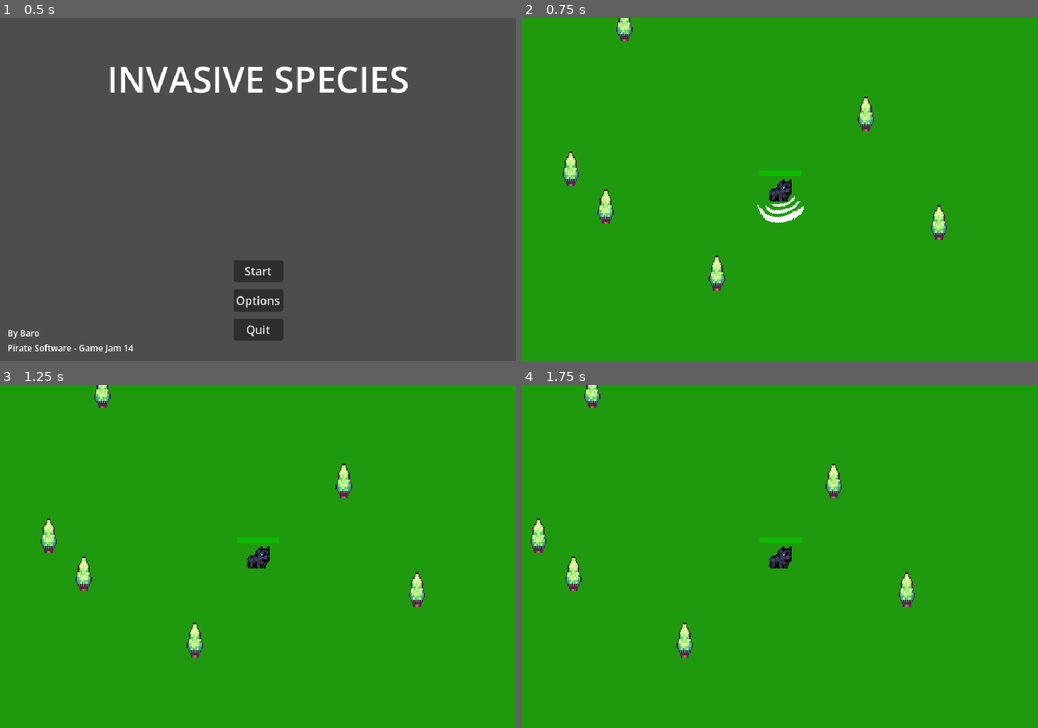
Above: before the commit, frames 1-4 (two rows, left to right).
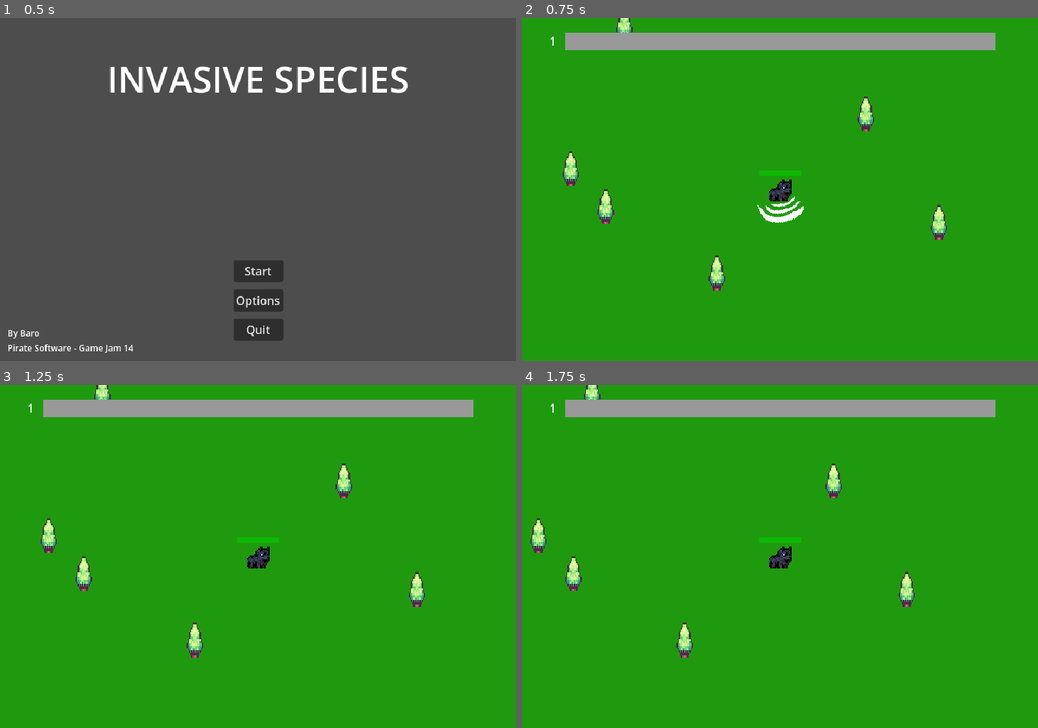
Above: after the commit, the same moments.

Repository: Barodas/game-jam-pirate-software-14
Game: Godot game, scene res://scenes/start_menu.tscn
Two runs of this game, one before a commit and one after it. Both use one fixed random seed, a clock stepped at 60 frames per second and the inputs below.
Inputs (mouse positions are in pixels of both pictures, inside the frame that each line leads up to):
- Up to frame 1 (0.5 s): no input
- Up to frame 2 (0.75 s): click "Start" at 0.5 s
- Up to frame 3 (1.25 s): no input
- Up to frame 4 (1.75 s): tap Enter at 1.25 s; move the mouse to (893, 539) at 1.27 s; hold D (move_right) from 1.28 s (still down)

Frame 1 is identical in both runs. In frame 2, 4.2% of the frame differs, in the area x 5-92%, y 4-10%; in frame 3, 4.2%; in frame 4, 4.2%.

Commit message:
Player gains exp from defeated enemies, exp bar and level displayed at top of screen

Diff:
--- a/project.godot
+++ b/project.godot
@@ -14,6 +14,10 @@
 run/main_scene="res://scenes/start_menu.tscn"
 config/features=PackedStringArray("4.2", "GL Compatibility")
 config/icon="res://icon.svg"
+
+[autoload]
+
+Signals="*res://scripts/Signals.gd"
 
 [display]
 
--- a/scenes/level.gd
+++ b/scenes/level.gd
@@ -2,6 +2,8 @@
 
 @onready var _player_spawn = $Player/Path2D/PlayerSpawnPath
 @onready var _game_over_screen = $GameOverScreen
+@onready var _level_label = $HUD/LevelLabel
+@onready var _exp_bar = $HUD/ProgressBar
 
 const SPAWN_INTERVAL = 0.3
 
@@ -32,3 +34,8 @@
 	_game_over_screen.visible = true
 	# TODO: button to return to menu
 	# TODO: display score/run stats
+
+
+func _on_player_gained_exp(level, exp):
+	_level_label.text = str(level)
+	_exp_bar.value = exp
--- a/scenes/level.tscn
+++ b/scenes/level.tscn
@@ -9,6 +9,11 @@
 "points": PackedVector2Array(0, 0, 0, 0, 404, -286, 0, 0, 0, 0, 409, 270, 0, 0, 0, 0, -401, 270, 0, 0, 0, 0, -397, -283, 0, 0, 0, 0, 404, -286)
 }
 point_count = 5
+
+[sub_resource type="StyleBoxFlat" id="StyleBoxFlat_2a0wd"]
+
+[sub_resource type="StyleBoxFlat" id="StyleBoxFlat_dn74p"]
+bg_color = Color(0.0666667, 0.466667, 0.780392, 1)
 
 [node name="Level" type="Node2D"]
 script = ExtResource("1_j78ga")
@@ -53,6 +58,38 @@
 [node name="Tree6" parent="." instance=ExtResource("4_fctx3")]
 position = Vector2(141, 21)
 
+[node name="HUD" type="CanvasLayer" parent="."]
+
+[node name="LevelLabel" type="Label" parent="HUD"]
+anchors_preset = 1
+anchor_left = 1.0
+anchor_right = 1.0
+offset_left = -700.0
+offset_top = 20.0
+offset_right = -672.0
+offset_bottom = 43.0
+grow_horizontal = 0
+size_flags_horizontal = 0
+size_flags_vertical = 0
+text = "1"
+horizontal_alignment = 2
+
+[node name="ProgressBar" type="ProgressBar" parent="HUD"]
+custom_minimum_size = Vector2(600, 25)
+anchors_preset = 5
+anchor_left = 0.5
+anchor_right = 0.5
+offset_left = -300.0
+offset_top = 20.0
+offset_right = 300.0
+offset_bottom = 45.0
+grow_horizontal = 2
+theme_override_styles/background = SubResource("StyleBoxFlat_2a0wd")
+theme_override_styles/fill = SubResource("StyleBoxFlat_dn74p")
+max_value = 1.0
+step = 0.001
+show_percentage = false
+
 [node name="GameOverScreen" type="CanvasLayer" parent="."]
 visible = false
 
@@ -79,4 +116,5 @@
 theme_override_font_sizes/font_size = 50
 text = "Game Over"
 
+[connection signal="gained_exp" from="Player" to="." method="_on_player_gained_exp"]
 [connection signal="game_over" from="Player" to="." method="_on_player_game_over"]
--- /dev/null
+++ b/scripts/Signals.gd
@@ -0,0 +1,4 @@
+extends Node
+
+# enemies send exp on death
+signal send_exp(amount: float)
--- a/scripts/enemy_mouse.gd
+++ b/scripts/enemy_mouse.gd
@@ -5,11 +5,13 @@
 const SPEED = 50.0
 
 @export var health = 10
+@export var exp = 1.0
 
 @onready var player = get_node("/root/Level/Player")
 
 func _process(delta):
 	if health <= 0:
+		Signals.send_exp.emit(exp)
 		queue_free()
 
 	if velocity.length() > 0.0:
--- a/scripts/player.gd
+++ b/scripts/player.gd
@@ -1,6 +1,7 @@
 extends CharacterBody2D
 
 signal game_over
+signal gained_exp(level: int, exp: float)
 
 @onready var _sprite = $AnimatedSprite2D
 @onready var _hitbox = $HitBox
@@ -12,10 +13,16 @@
 const SPEED = 100.0
 const ATTACK_SPEED = 2.0
 const MAX_HEALTH = 100.0
+const EXP_PER_LEVEL = 100.0
 
 var attack_timer = 0.0
 
 var health = MAX_HEALTH
+var level = 1
+var exp = 0.0
+
+func _ready():
+	Signals.send_exp.connect(_on_receive_exp)
 
 func _process(delta):
 	if velocity.length() > 0.0:
@@ -47,3 +54,11 @@
 		_healthbar.value = health
 		if health <= 0.0:
 			game_over.emit()
+
+func _on_receive_exp(amount):
+	exp += amount
+	if exp >= EXP_PER_LEVEL:
+		exp -= EXP_PER_LEVEL
+		level += 1
+	var exp_percent: float = exp / EXP_PER_LEVEL
+	gained_exp.emit(level, exp_percent)
Not shown: 1 places in scenes/level.tscn that only renumber resources
